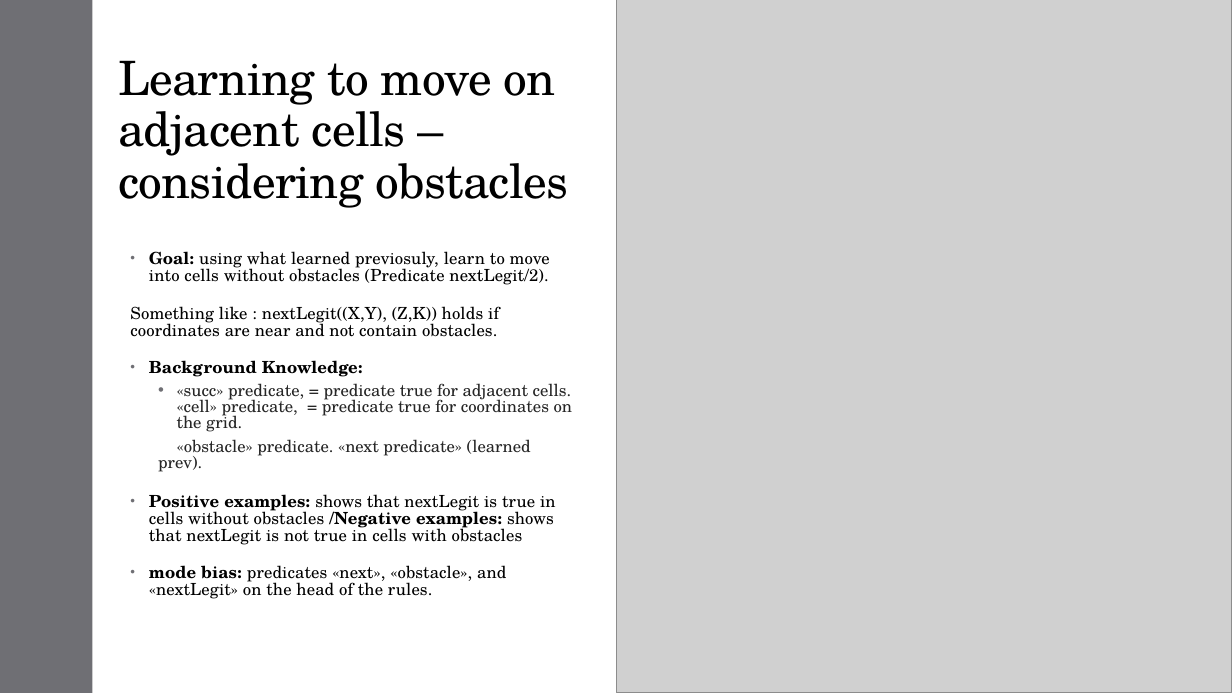
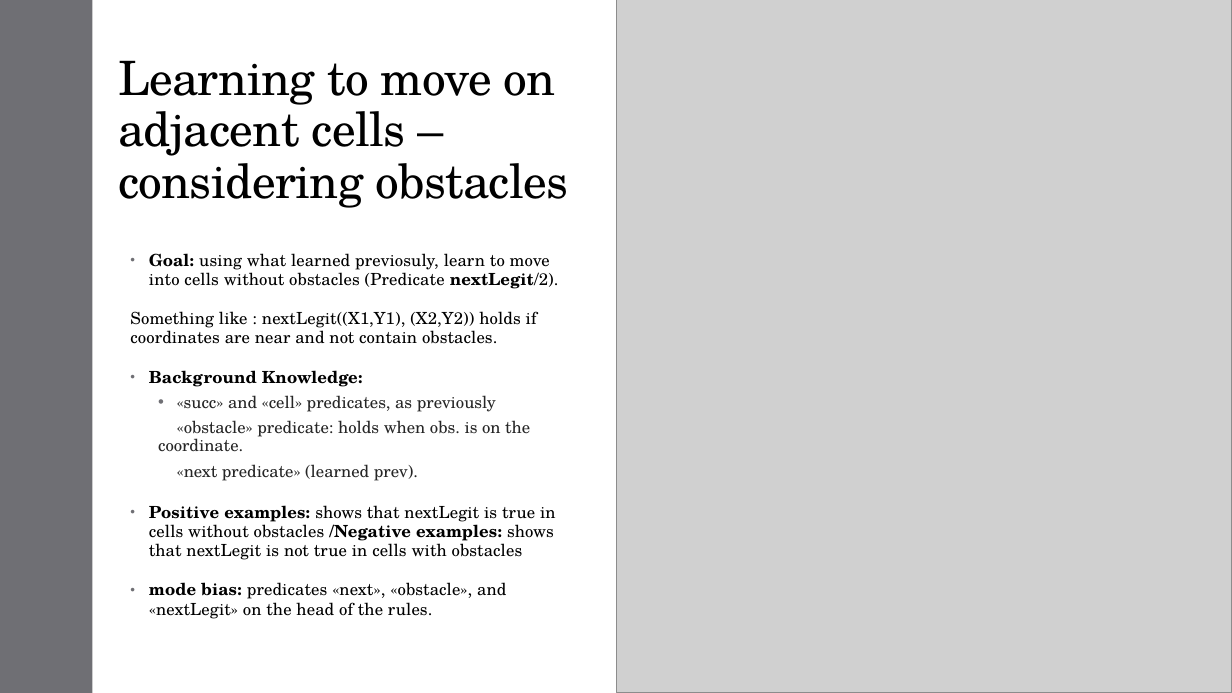
Before and after one commit to Alex-Dell1/ATAI_Maze_Project, a slide deck: slide 8 of ATAI_Presentation ILASP.pptx. Drawn at 1232x693 pixels with LibreOffice and Linux fonts; fonts in the diff are those of the drawing; grey boxes stand for pictures. Boxes give left, top, right and bottom in pixels: in the first picture for what was removed or moved away, otherwise in the second. Text is boxed around its words. In the diff, an @@ line names an element or a change of style, - is before the commit and + after.

```diff
--- a/ATAI_Presentation ILASP.pptx
+++ b/ATAI_Presentation ILASP.pptx
@@ text at bbox=[149, 253, 559, 619]: bold on in "nextLegit/2)."; line spacing 0.85 to 0.95 @@
@@ text at bbox=[130, 311, 537, 344]: text changed @@
-Something like : nextLegit((X,Y), (Z,K)) holds if coordinates are near and not contain obstacles.
+Something like : nextLegit((X1,Y1), (X2,Y2)) holds if coordinates are near and not contain obstacles.
@@ text at bbox=[158, 395, 530, 481]: text changed @@
-  • «succ» predicate, = predicate true for adjacent cells. «cell» predicate, = predicate true for coordinates on the grid.
-  «obstacle» predicate. «next predicate» (learned prev).
+  • «succ» and «cell» predicates, as previously
+  «obstacle» predicate: holds when obs. is on the coordinate.
+  «next predicate» (learned prev).
```
Also in this commit, not shown: 2 other slides changed, 1 other file.
